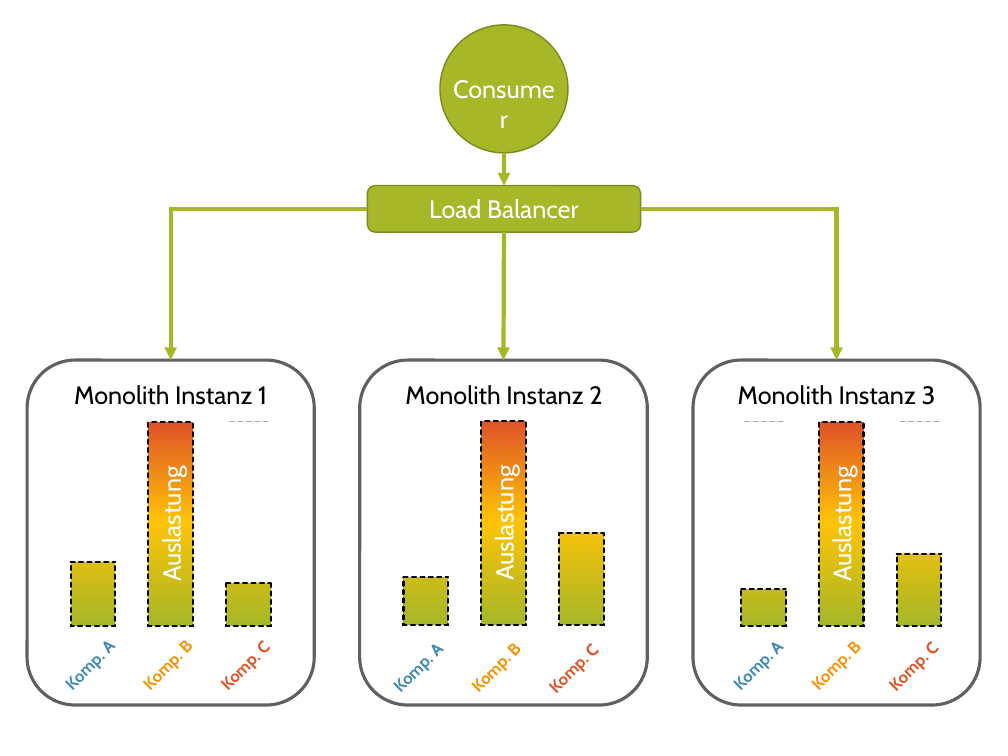
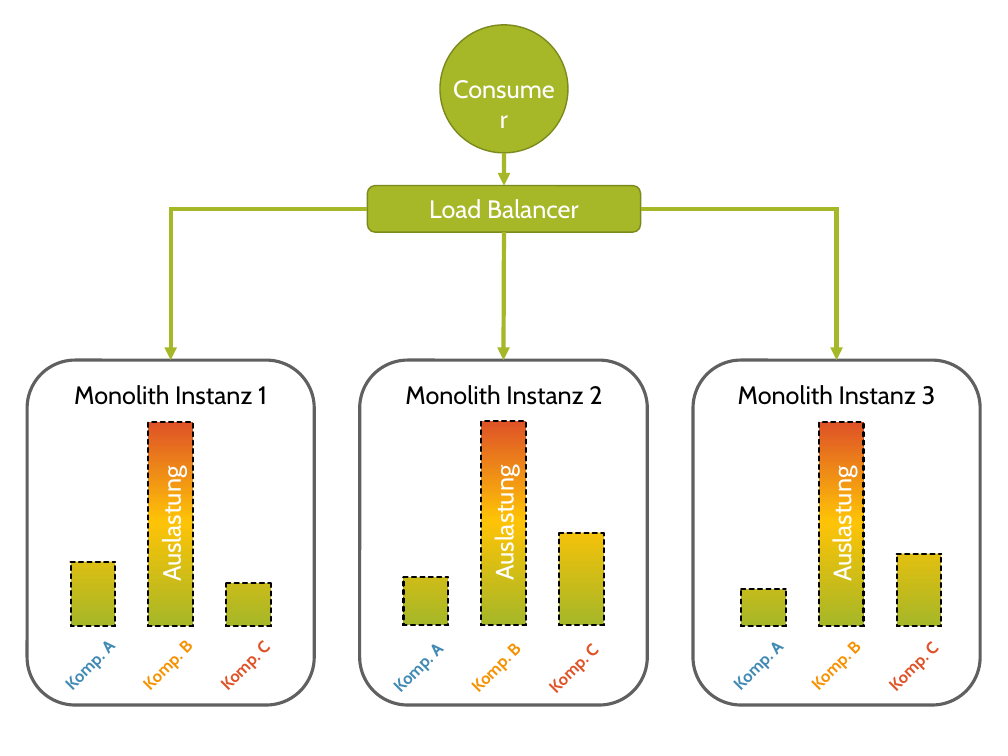
Before and after one commit to FabianWilms/hm-ba, a slide deck: slide 12 of images/ppt/graphics.pptx (slide 11 before the commit). Drawn at 1008x756 pixels with LibreOffice and Linux fonts; fonts in the diff are those of the drawing. Boxes give left, top, right and bottom in pixels: in the first picture for what was removed or moved away, otherwise in the second. Text is boxed around its words. In the diff, an @@ line names an element or a change of style, - is before the commit and + after.

```diff
--- a/images/ppt/graphics.pptx
+++ b/images/ppt/graphics.pptx
@@ rectangle: place and size @@
-rectangle at [214, 421, 283, 583]
+rectangle at [214, 409, 283, 584]
@@ rectangle: place and size @@
-rectangle at [733, 421, 802, 590]
+rectangle at [733, 414, 802, 590]
@@ rectangle: place and size @@
-rectangle at [884, 421, 954, 553]
+rectangle at [884, 409, 954, 554]
```
Also in this commit, not shown: 3 other slides changed, 1 slide added, 11 other files.
